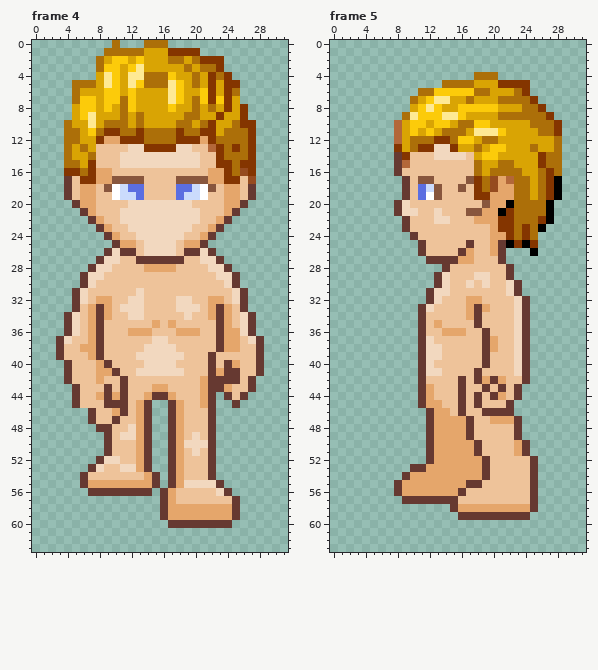
Pixel-art file -- Mohanjo daro/Assets/Art/Player/IndraMovement/Basic Character Indra movement.aseprite. That is the earlier state.
32x64 pixels, 16 frames. Shown: frame 4, frame 5. The commit also changed other frames, which this record leaves out.
The result:
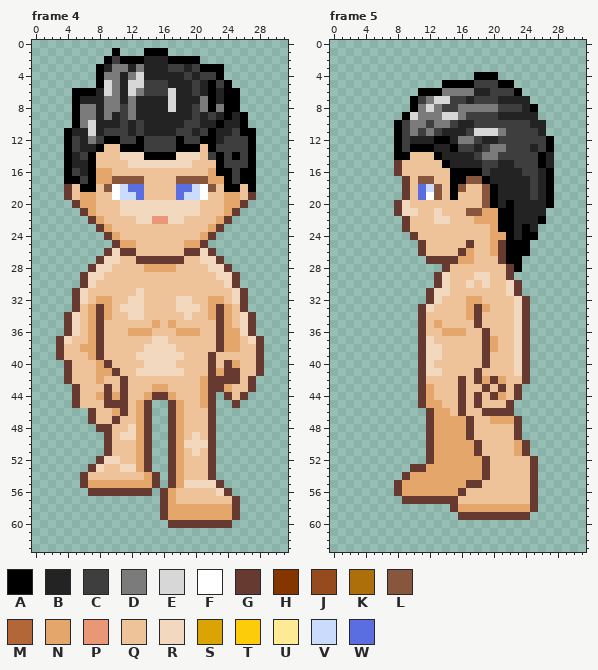
Palette (. is transparent): A #000000  B #232323  C #3e3e3e  D #7b7b7b  E #d7d7d7  F #ffffff  G #663931  H #843500  J #964b1f  K #ac6f09  L #88563d  M #b36739  N #e5a66b  P #ea9777  Q #eec39a  R #f2d8bf  S #d9a404  T #fccb0a  U #fee994  V #cbdbfc  W #5b6ee1
The edit:
Changed rows in their new state; - is an unchanged pixel.
Frame 4, layers "Hair 1", "Head":
first column x 4:
 0 ------.---...-----------
 1 -----.A...AAA....-------
 2 ----.ACAAABBBAAAA...----
 3 ----ABDDBDBBBCCBCAAA----
 4 ----ADDBDEBBBBBCBCCA.---
 5 -...AEDBEECCCBBBCBACA.--
 6 -AAABEDBEDCCCEBBCBABAA--
 7 -ABBBDDBDBBBBEBBBDABAA--
 8 -ADDBDDCDBBBBEBBCDADAA.-
 9 -ADDBDBCDBBBBBBBCBCBABA-
10 .ADEBBBCBCBBBBBCCBBABBA.
11 ABBEBCCCBCBBBBCCBCABBCAA
12 ACBDCAACCACCCCACCAABCCCA
13 ACBBA--AAACCCCAAA-ACCCCA
14 ABCA------AAAA----CACACA
15 ABBA---Q--------Q--ACCCA
16 ACBA---------------AACAA
17 AACA----------------ACAA
18 --AA----------------AA-A
20 -------R--------R-------
22 -------QQ--PP--QQ-------
23 --------QQQQQQQQ--------
24 ---------QQQQQQ---------
25 ----------QQQQ----------
26 ----------QQQQ----------
Frame 5, layer "Hair 1":
first column x 8:
 4 ----------AAA--------
 5 ------AAAACCCAA..----
 6 ---AAADDDDBBCCCA.----
 7 --ACDEECCBCCCBBBB.---
 8 --ADEDCCDDDDDCCCBA.--
 9 -AEDDDEEDCCCCBBBBB..-
10 ACDDCDDCBBCCCCCCCBB..
11 ACDCDCBBBCEEEDCCCCB..
12 ACBBBAABDDCBBCCCCCCA.
13 ACAAABBACCBCDDCCCBCA.
14 AA---ABBBBCDDCCCCCAB.
15 -Q----ABBBBCCBBCCCAB.
16 -------AAAACBBBBCCBA.
17 -------AA-LABBBBBCBA.
18 -------A--QLABBBBCBA.
19 -------A--QLABBBBCBA.
20 ------------AB-BBBB--
21 --------------ABBBB.-
22 -------------AABBBA.-
23 -------------AABAB.--
24 --------------ABAA---
25 ---------------A-.---
26 --------------AAA.---
27 --------------AA-----
28 ---------------A-----
Changed places in both pictures, as pixel boxes (x1, y1, x2, y2):
changed: (64, 40, 256, 256)
changed: (394, 72, 562, 272)
